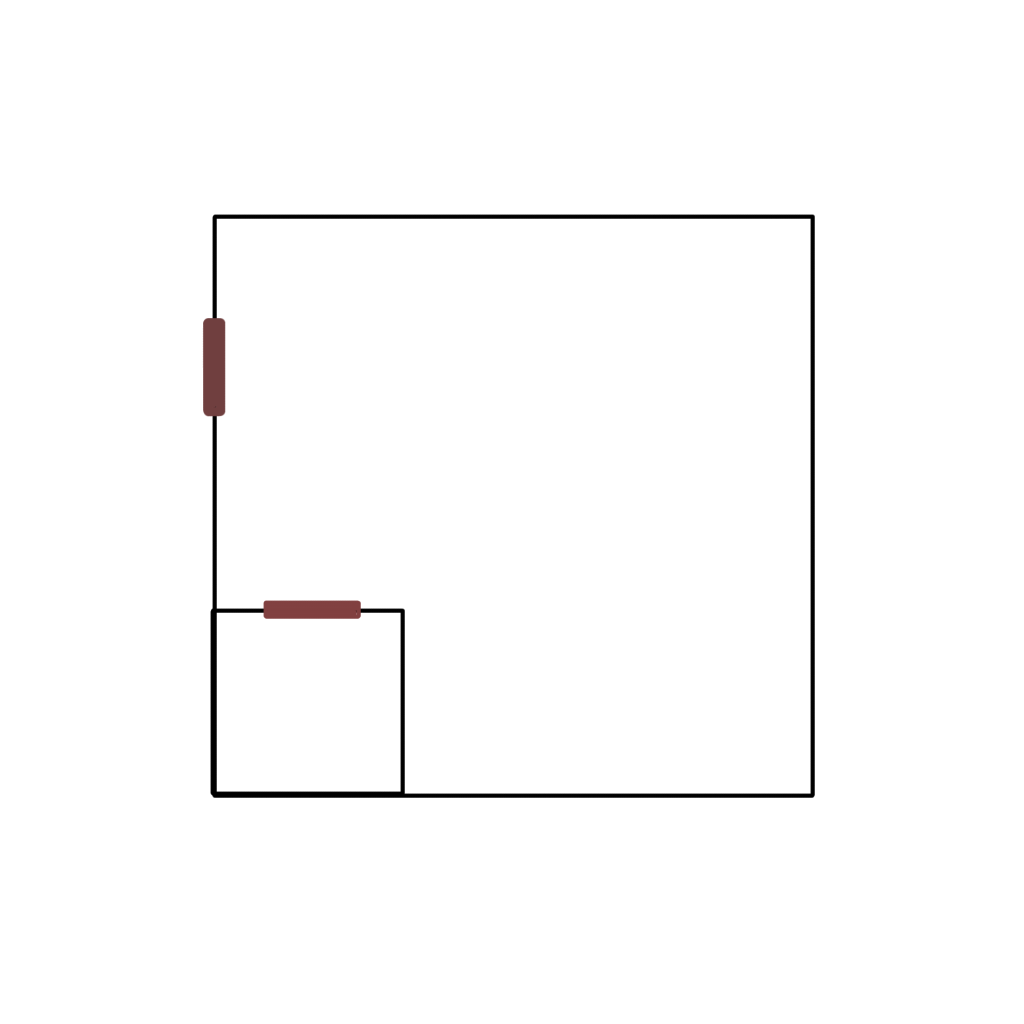
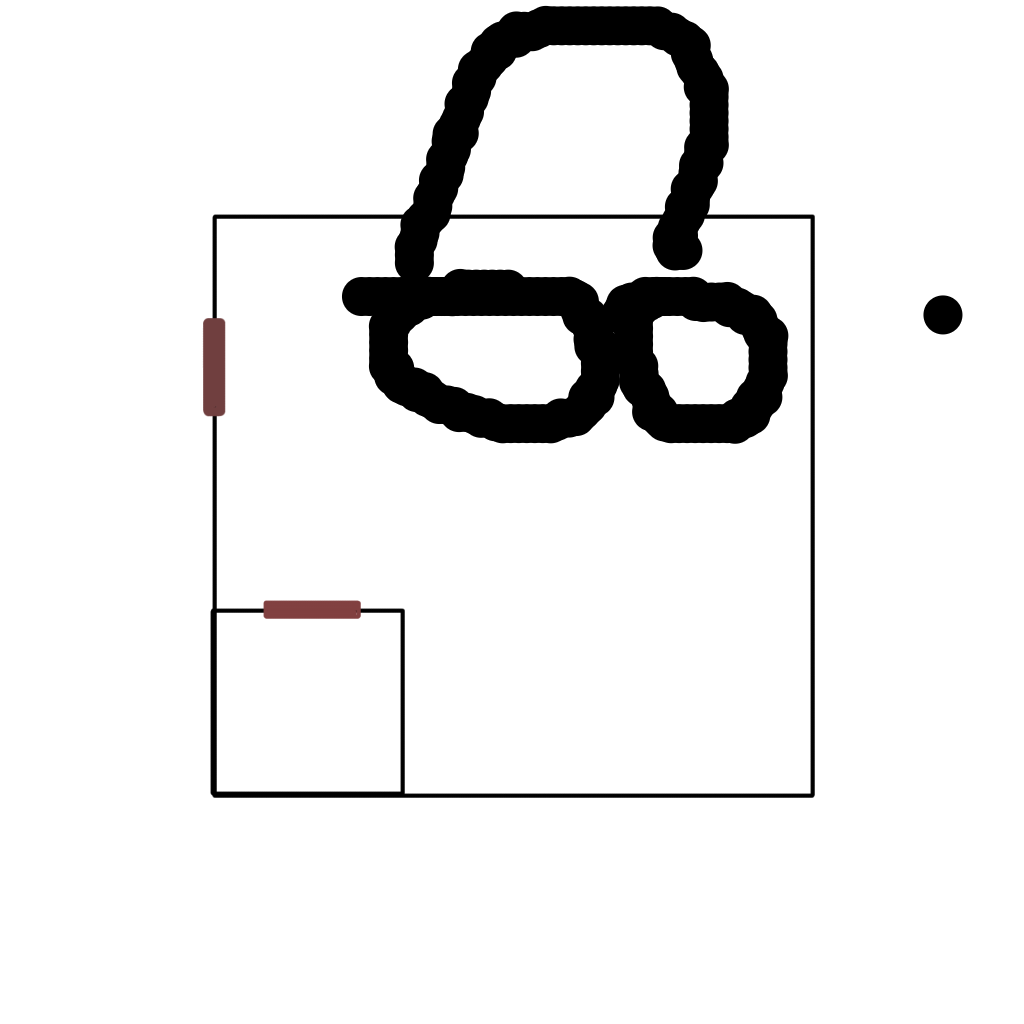
Layer changes from the first 1024×1024 image to the second:
painted on "Paint Layer 1" over <box>341,5,963,444</box>
